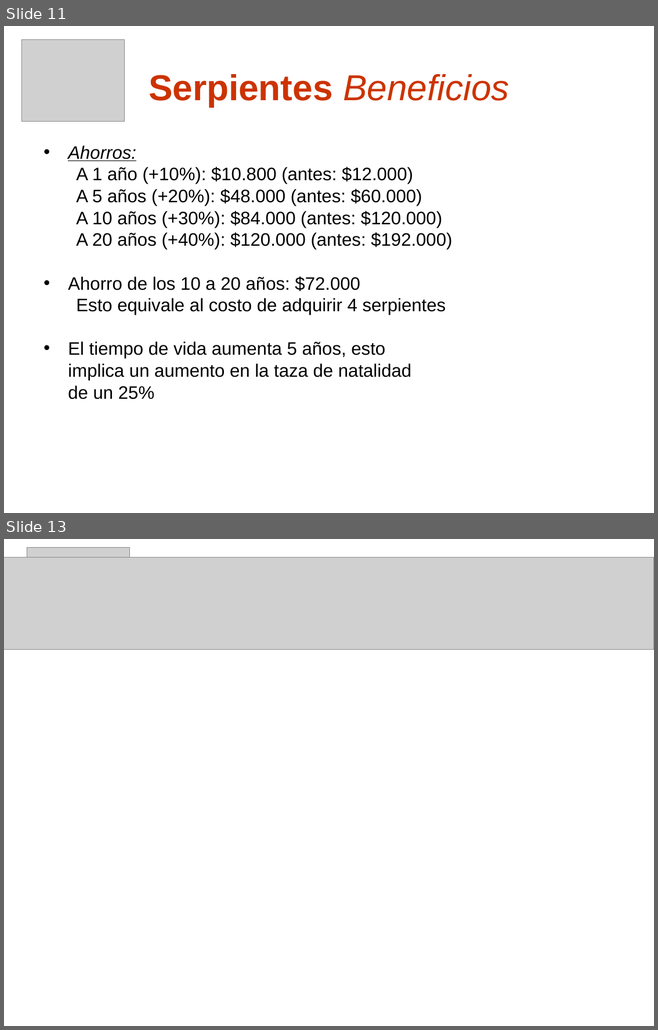
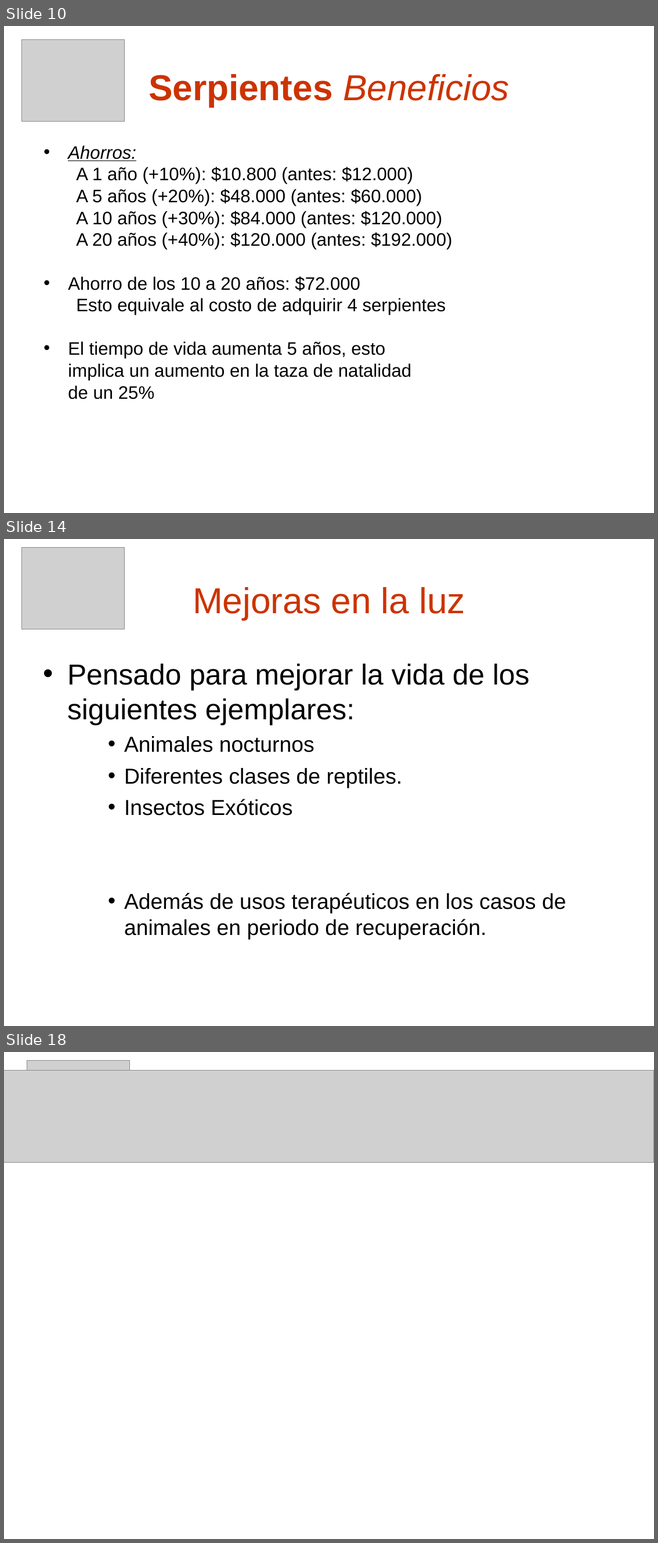
Before and after one commit to nicohen/taller-desarrollo-proyectos-i, a slide deck: Presentaciones/Demo Gerencial.ppt. Shown one above the other, each under a label of ours: slides 11 and 13 before the commit, slides 10, 14 and 18 after it; the slides between them are not shown. The pictures are 658x1030 and 658x1543 pixels, drawn with LibreOffice and Linux fonts; fonts in the diff are those of the drawing; grey boxes stand for pictures; background and template pictures are left out. Boxes give left, top, right and bottom in pixels: in the first picture for what was removed or moved away, otherwise in the second. Text is boxed around its words. In the diff, an @@ line names an element or a change of style, - is before the commit and + after.

```diff
--- a/Presentaciones/Demo Gerencial.ppt
+++ b/Presentaciones/Demo Gerencial.ppt
@@ slide 14 added at [4, 539, 654, 1026], background picture (left out) @@
@@ picture added at [21, 548, 124, 629] @@
@@ title added at [192, 587, 465, 620], 40 pt, text #CC3300 @@
+Mejoras en la luz
@@ text added at [67, 664, 566, 940], 24 pt, text #000000 @@
+• Pensado para mejorar la vida de los siguientes ejemplares:
+    • Animales nocturnos
+    • Diferentes clases de reptiles.
+    • Insectos Exóticos
+    • Además de usos terapéuticos en los casos de animales en periodo de recuperación.
@@ what was slide 11 is now slide 10 @@
@@ what was slide 13 is now slide 18 @@
```
Also in this commit, not shown: 10 slides changed, 5 other slides added, 1 slide removed.
